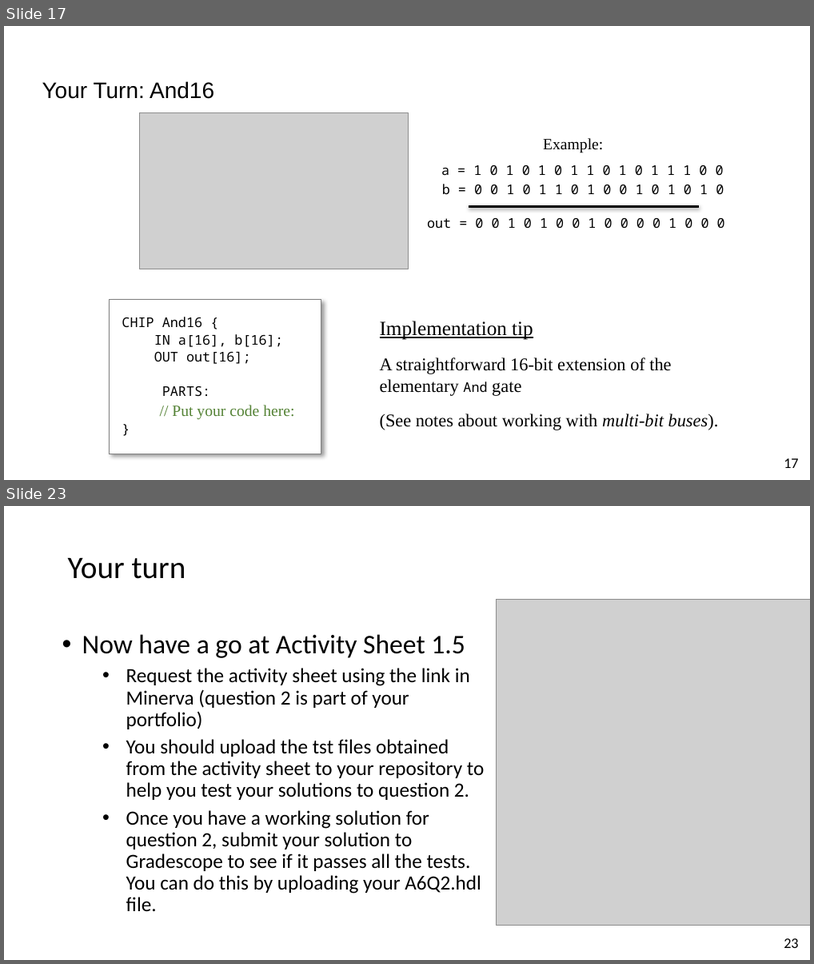
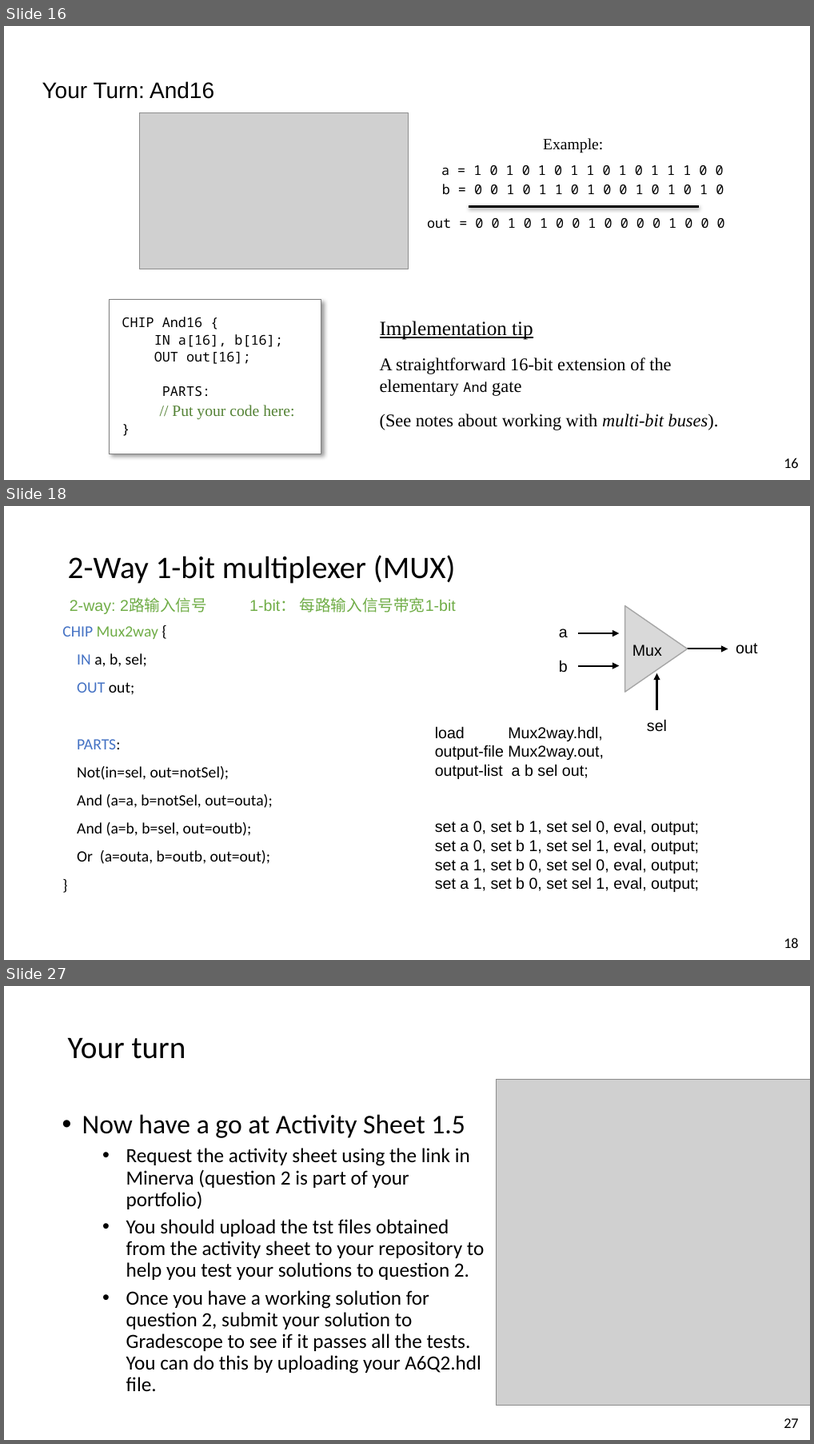
Before and after one commit to vcboy1/Leeds, a slide deck: 26fall/1860/Lecture/Week1.5/Lab 1.5.2 HDL & CAD LAB 2.pptx. Shown one above the other, each under a label of ours: slides 17 and 23 before the commit, slides 16, 18 and 27 after it; the slides between them are not shown. The pictures are 814x964 and 814x1444 pixels, drawn with LibreOffice and Linux fonts; fonts in the diff are those of the drawing; grey boxes stand for pictures; background and template pictures are left out. Boxes give left, top, right and bottom in pixels: in the first picture for what was removed or moved away, otherwise in the second. Text is boxed around its words. In the diff, an @@ line names an element or a change of style, - is before the commit and + after.

```diff
--- a/26fall/1860/Lecture/Week1.5/Lab 1.5.2 HDL & CAD LAB 2.pptx
+++ b/26fall/1860/Lecture/Week1.5/Lab 1.5.2 HDL & CAD LAB 2.pptx
@@ slide 18 added at [4, 506, 810, 960], background picture (left out) @@
@@ text added at [68, 555, 456, 584], 28 pt, text #000000 @@
+2-Way 1-bit multiplexer (MUX)
@@ text added at [70, 597, 456, 614], 14 pt, text #70AD47 @@
+2-way: 2路输入信号 1-bit： 每路输入信号带宽1-bit
@@ triangle added at [626, 605, 688, 692], fill #D9D9D9, outline #A6A6A6 1 pt @@
@@ text added at [62, 626, 273, 864], 14 pt, text #000000 @@
+CHIP Mux2way {
+IN a, b, sel;
+OUT out;
+PARTS:
+Not(in=sel, out=notSel);
+And (a=a, b=notSel, out=outa);
+And (a=b, b=sel, out=outb);
+Or (a=outa, b=outb, out=out);
+}
@@ text added at [559, 628, 568, 638], 14 pt, text #000000 @@
+a
@@ arrow added from (578, 633) to (619, 633), #000000 1.5 pt @@
@@ text added at [633, 644, 662, 656], 14 pt, text #000000 @@
+Mux
@@ arrow added from (687, 648) to (728, 648), #000000 1.5 pt @@
@@ text added at [736, 643, 758, 654], 14 pt, text #000000 @@
+out
@@ text added at [559, 660, 568, 672], 14 pt, text #000000 @@
+b
@@ arrow added from (578, 666) to (619, 666), #000000 1.5 pt @@
@@ arrow added from (657, 710) to (657, 673), #000000 1.5 pt @@
@@ text added at [647, 719, 667, 732], 14 pt, text #000000 @@
+sel
@@ text added at [435, 726, 699, 892], 14 pt, text #000000 @@
+load Mux2way.hdl,
+output-file Mux2way.out,
+output-list a b sel out;
+set a 0, set b 1, set sel 0, eval, output;
+set a 0, set b 1, set sel 1, eval, output;
+set a 1, set b 0, set sel 0, eval, output;
+set a 1, set b 0, set sel 1, eval, output;
@@ page number added at [784, 937, 798, 948], 13 pt, text #000000 @@
+18
@@ what was slide 17 is now slide 16 @@
@@ page number at [784, 457, 798, 468]: text changed @@
-17
+16
@@ what was slide 23 is now slide 27 @@
@@ page number at [784, 1418, 798, 1428]: text changed @@
-23
+27
```
Also in this commit, not shown: 13 slides changed, 4 other slides added, 1 slide removed, 7 other files.
